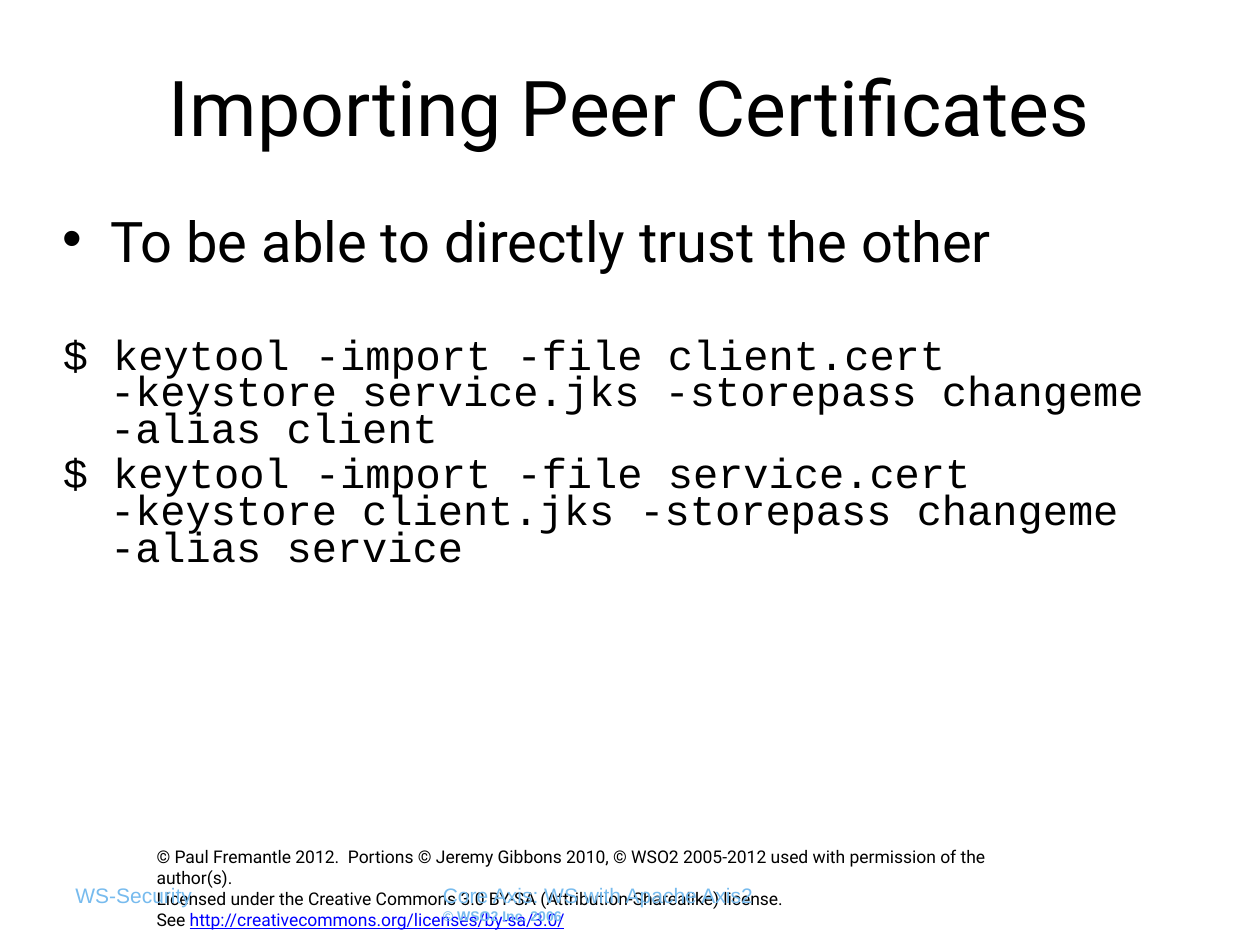
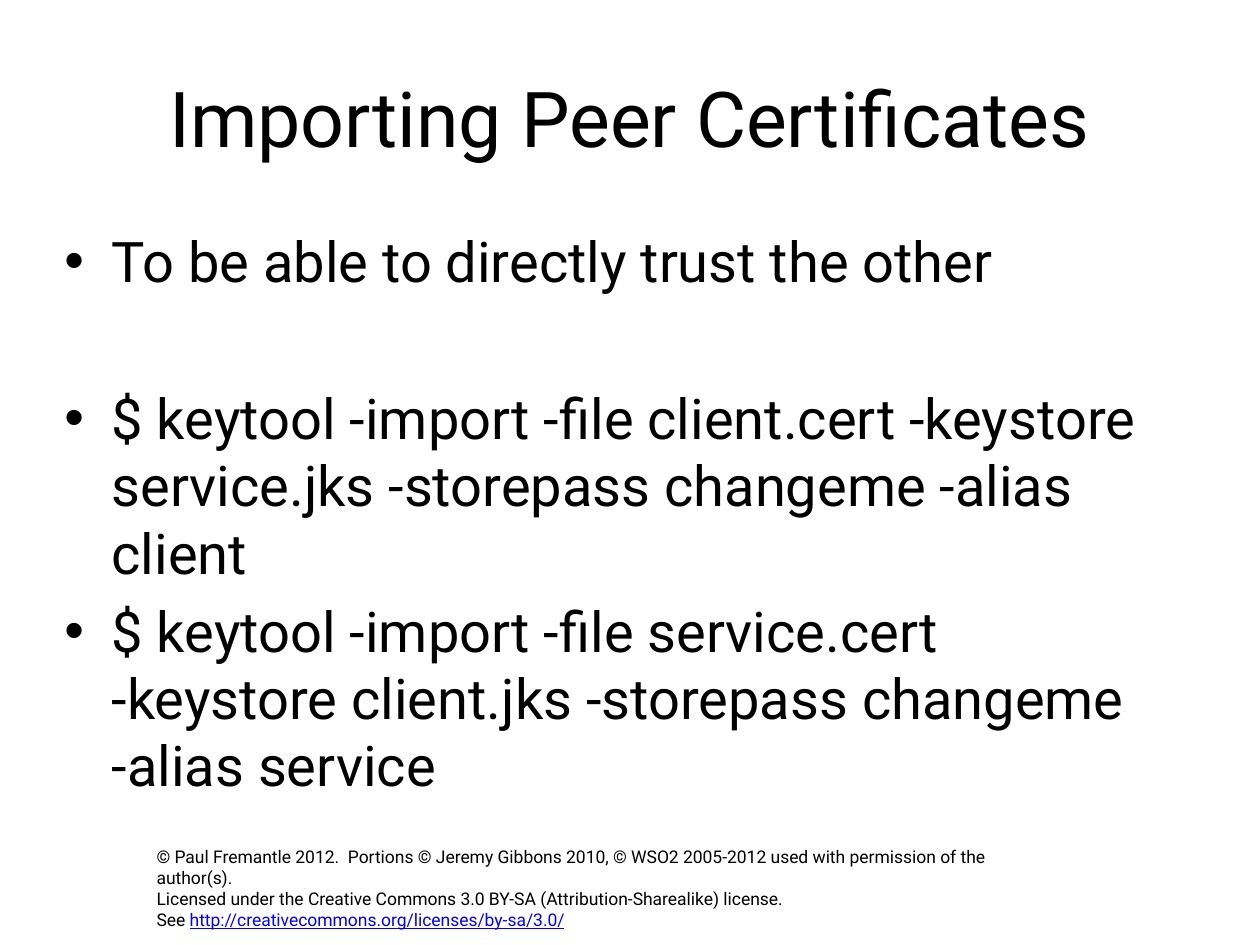
Before and after one commit to pzfreo/ox-soa-old, a slide deck: slide 11 of presentations/09a-Key Management.pptx. Drawn at 1260x945 pixels with LibreOffice and Linux fonts; fonts in the diff are those of the drawing; background and template pictures are left out. Boxes give left, top, right and bottom in pixels: in the first picture for what was removed or moved away, otherwise in the second. Text is boxed around its words. In the diff, an @@ line names an element or a change of style, - is before the commit and + after.

```diff
--- a/presentations/09a-Key Management.pptx
+++ b/presentations/09a-Key Management.pptx
@@ title "Importing Peer Certificates" at [169,88,1089,163]: line spacing 0.73 to 1 @@
@@ text "To be able to directly ...": place and size @@
-text "To be able to directly ..." at [110,220,1144,563]
+text "To be able to directly ..." at [112,240,1135,787]
@@ text "To be able to directly ..." at [112,240,1135,787]: size 24 to 32 pt, font Courier New to Roboto in "$ keytool -import -file client.cert -keystore service.jks ...", "$ keytool -import -file service.cert -keystore client.jks ..."; line spacing 0.73 to 1; bullet none to •; more space between paragraphs @@
@@ text removed at [75,888,192,907] @@
-WS-Security
@@ text removed at [443,888,752,925] @@
-Core Axis: WS with Apache Axis2
-© WSO2 Inc. 2006
```
Also in this commit, not shown: 10 other slides changed, 6 other files.
